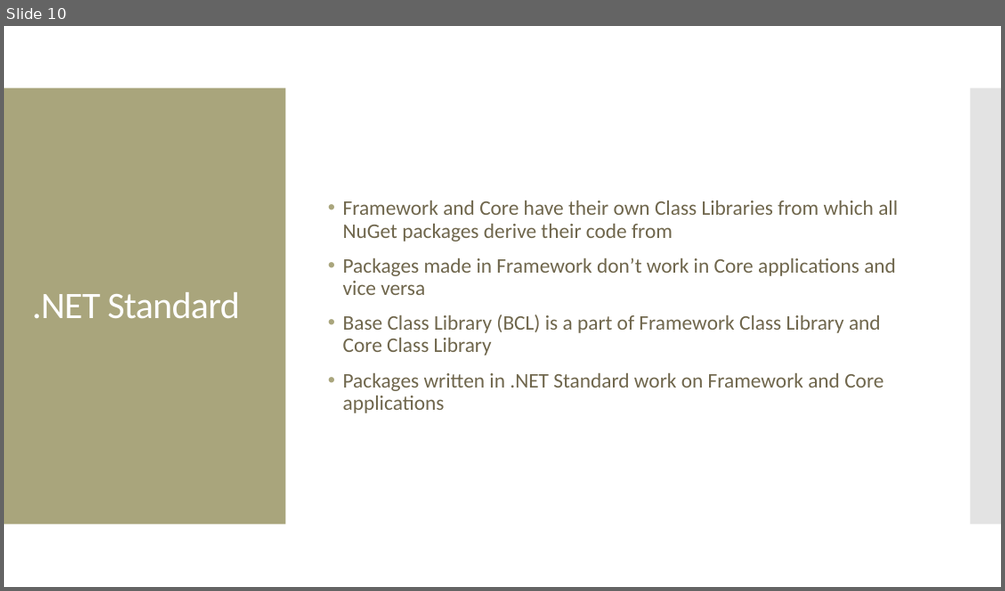
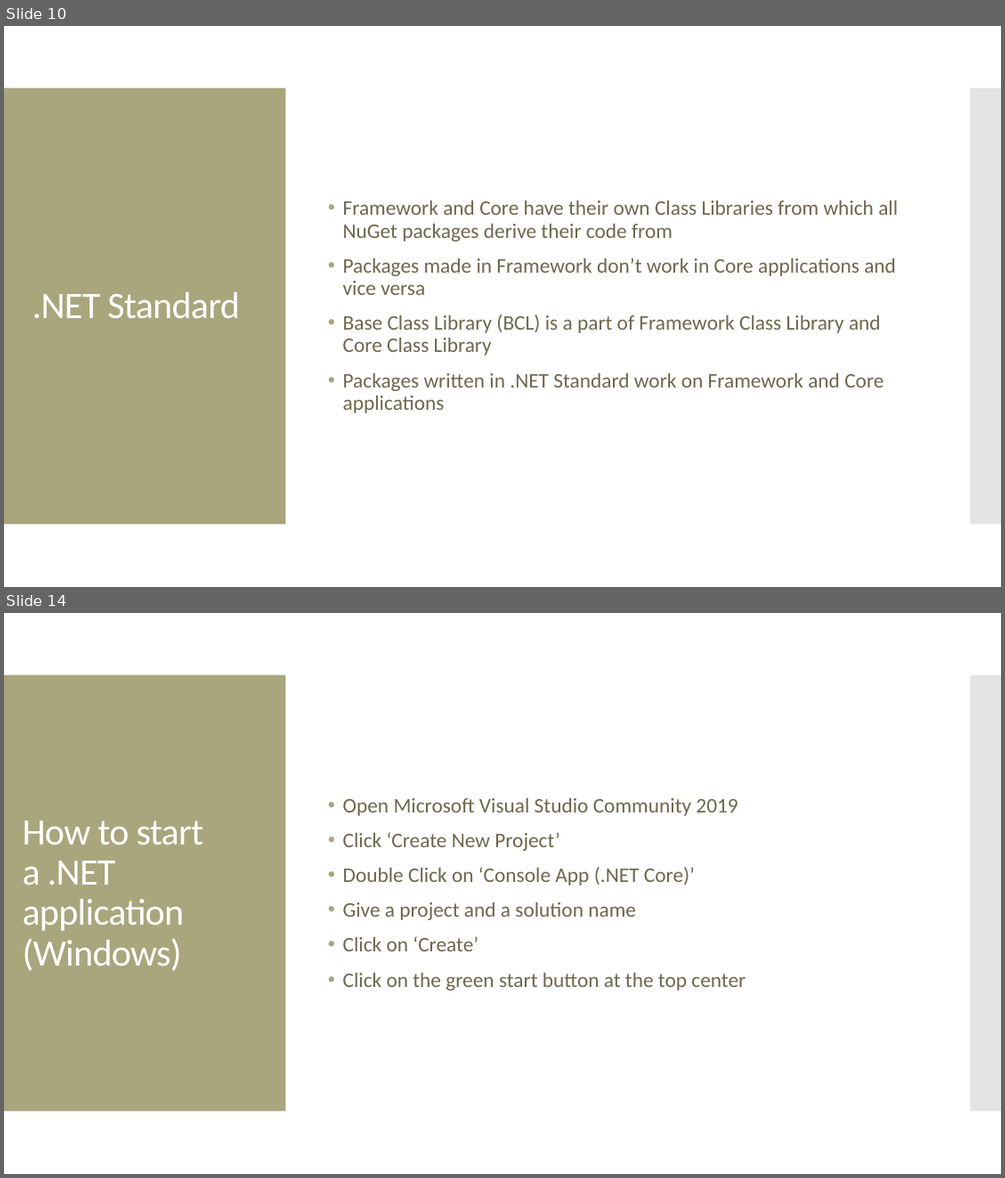
Before and after one commit to Manny-Apsel/.NET-C-Workshop, a slide deck: Presentation.pptx. Shown one above the other, each under a label of ours: slide 10 before the commit, slides 10 and 14 after it; the slides between them are not shown. The pictures are 1005x591 and 1005x1178 pixels, drawn with LibreOffice and Linux fonts; fonts in the diff are those of the drawing. Boxes give left, top, right and bottom in pixels: in the first picture for what was removed or moved away, otherwise in the second. Text is boxed around its words. In the diff, an @@ line names an element or a change of style, - is before the commit and + after.

Commit message:
added some text for the c# section of the powerpoint

```diff
--- a/Presentation.pptx
+++ b/Presentation.pptx
@@ slide 14 added at [4,613,1001,1174], background #FFFFFF; not listed: 2 template elements that a slide beside it also shows @@
@@ text added at [343,798,745,990], 20 pt, text #6F664C @@
+• Open Microsoft Visual Studio Community 2019
+• Click ‘Create New Project’
+• Double Click on ‘Console App (.NET Core)’
+• Give a project and a solution name
+• Click on ‘Create’
+• Click on the green start button at the top center
@@ title added at [23,820,204,971], 36 pt, text #FFFFFF @@
+How to start a .NET application (Windows)
```
Also in this commit, not shown: 5 other slides added.
